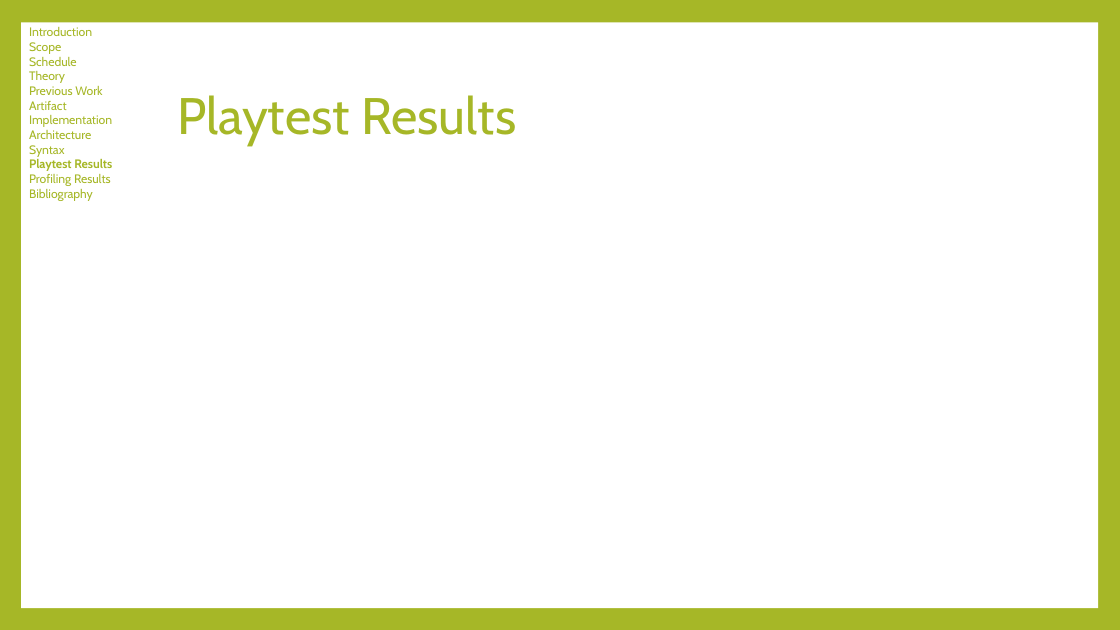
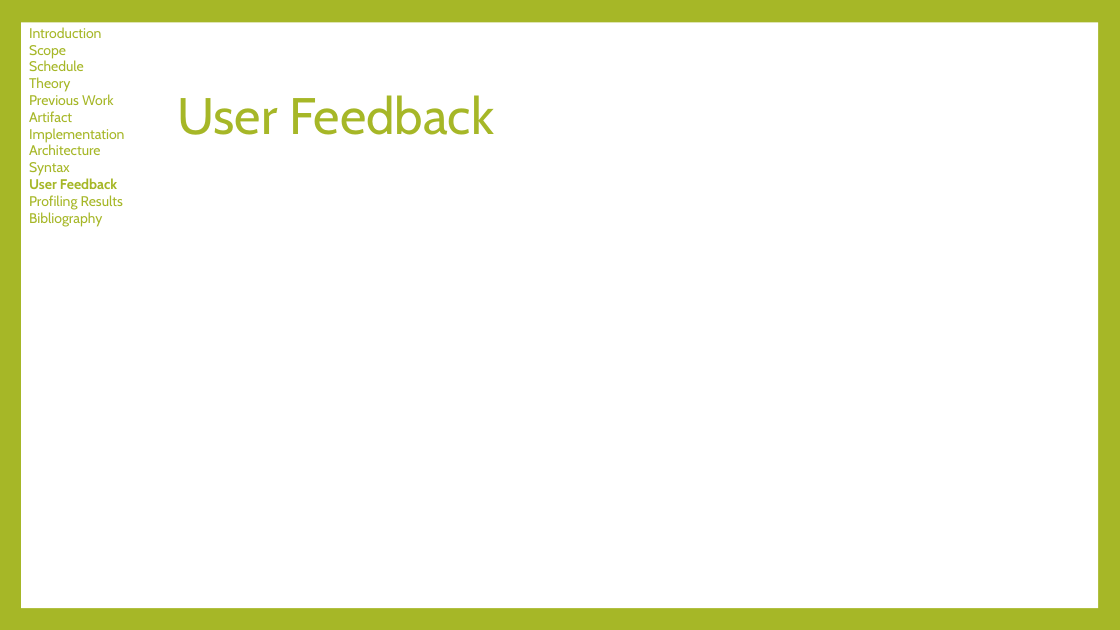
Before and after one commit to tylerwolverton/Guildhall, a slide deck: slide 25 of Zephyr/Documentation/Wolverton_Defense_Slides.pptx (slide 11 before the commit). Drawn at 1120x630 pixels with LibreOffice and Linux fonts; fonts in the diff are those of the drawing. Boxes give left, top, right and bottom in pixels: in the first picture for what was removed or moved away, otherwise in the second. Text is boxed around its words. In the diff, an @@ line names an element or a change of style, - is before the commit and + after.

```diff
--- a/Zephyr/Documentation/Wolverton_Defense_Slides.pptx
+++ b/Zephyr/Documentation/Wolverton_Defense_Slides.pptx
@@ text at (29, 27, 124, 227): size 10.5 to 12 pt @@
@@ title at (177, 95, 494, 135): text changed @@
-Playtest Results
+User Feedback
@@ text at (29, 178, 117, 189): text changed; size 10.5 to 12 pt @@
-Playtest Results
+User Feedback
```
Also in this commit, not shown: 11 other slides changed, 14 slides added.
